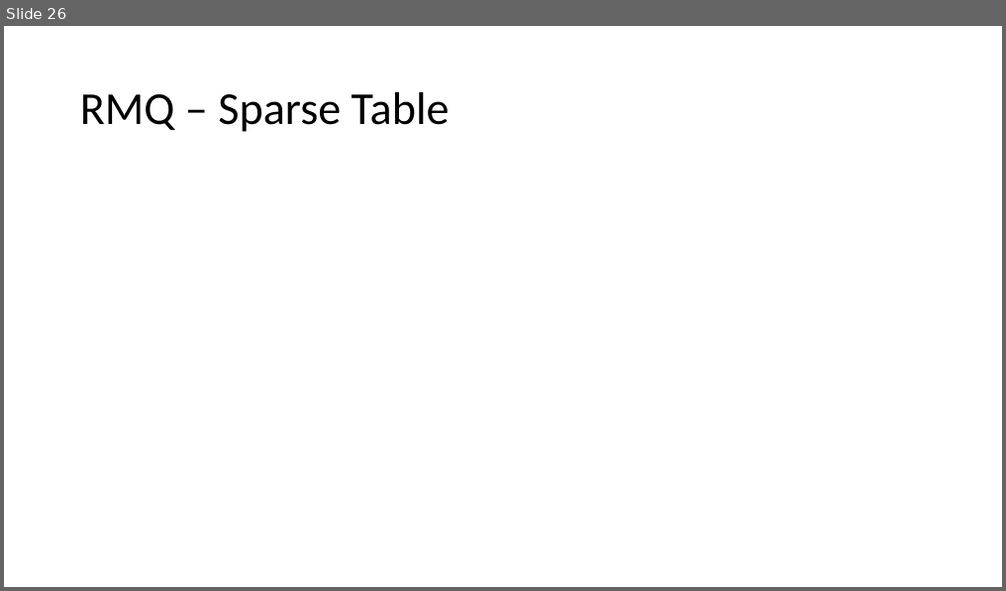
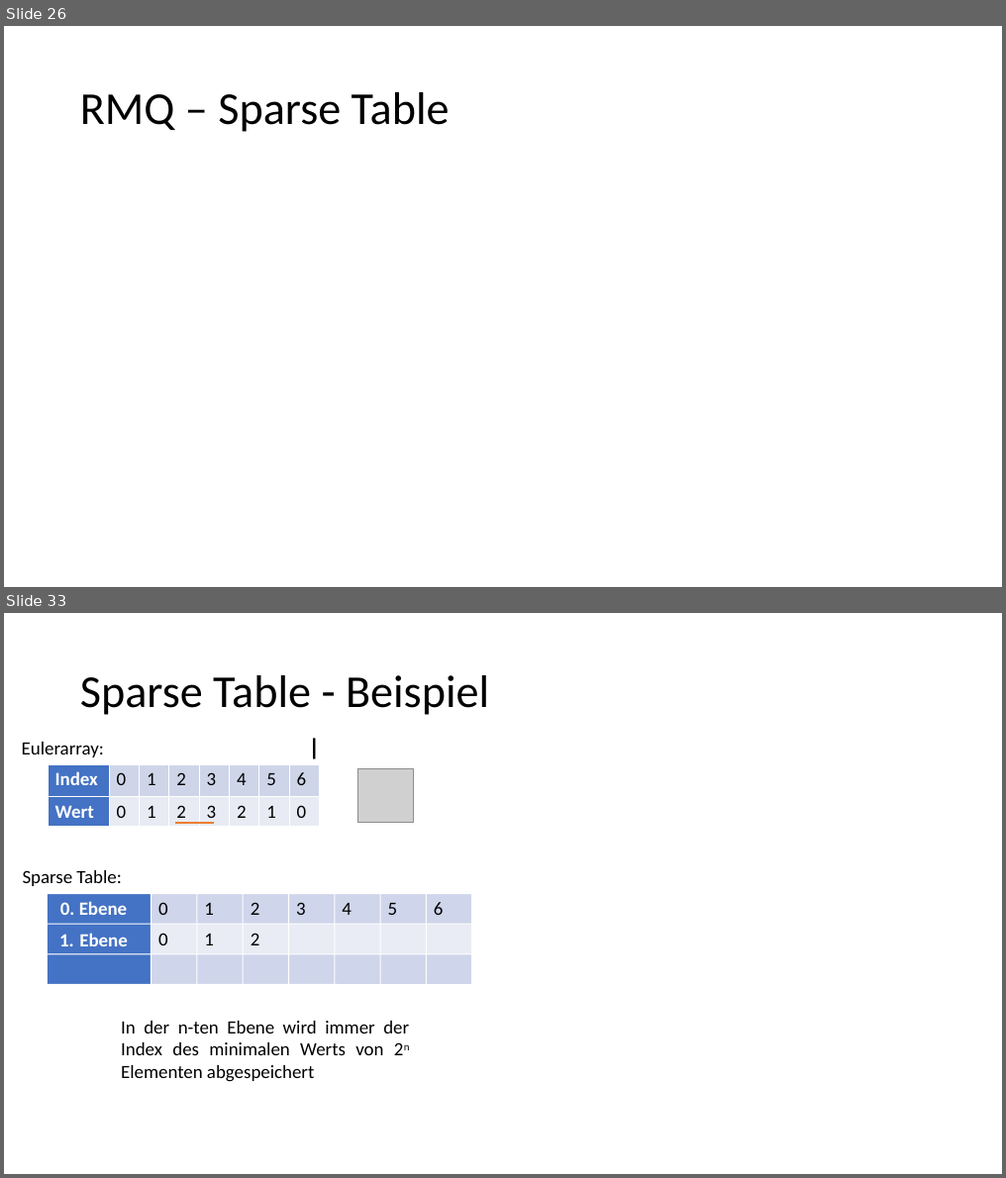
Before and after one commit to EiS94/Programmierwettbewerb, a slide deck: Präsentation/Präsentation.pptx. Shown one above the other, each under a label of ours: slide 26 before the commit, slides 26 and 33 after it; the slides between them are not shown. The pictures are 1006x591 and 1006x1178 pixels, drawn with LibreOffice and Linux fonts; fonts in the diff are those of the drawing; grey boxes stand for pictures. Boxes give left, top, right and bottom in pixels: in the first picture for what was removed or moved away, otherwise in the second. Text is boxed around its words. In the diff, an @@ line names an element or a change of style, - is before the commit and + after.

Commit message:
sparse added

```diff
--- a/Präsentation/Präsentation.pptx
+++ b/Präsentation/Präsentation.pptx
@@ slide 33 added at (4,613,1002,1174), background #FFFFFF @@
@@ title added at (80,675,489,715), 44 pt, text #000000 @@
+Sparse Table - Beispiel
@@ text added at (82,715,236,773), 115 pt, text #000000 @@
+]
@@ rectangle added at (107,721,218,761), fill #FFFFFF, outline #FFFFFF 1 pt @@
@@ text added at (176,715,329,773), 115 pt, text #000000 @@
+]
@@ rectangle added at (202,722,313,761), fill #FFFFFF, outline #FFFFFF 1 pt @@
@@ text added at (22,742,104,758), 18 pt, text #000000 @@
+Eulerarray:
@@ table added at (48,765,319,827), 2 rows, 8 columns @@
+Index | 0 | 1 | 2 | 3 | 4 | 5 | 6
+Wert | 0 | 1 | 2 | 3 | 2 | 1 | 0
@@ picture added at (357,768,413,823) @@
@@ line added from (214, 823) to (175, 823), #ED7D31 2.25 pt @@
@@ text added at (23,870,121,886), 18 pt, text #000000 @@
+Sparse Table:
@@ line added from (9, 893) to (9, 985), #FFFFFF 1 pt @@
@@ line added from (9, 894) to (472, 894), #FFFFFF 1 pt @@
@@ text added at (60,901,127,915), 18 pt, text #FFFFFF, bold @@
+0. Ebene
@@ line added from (151, 893) to (151, 985), #FFFFFF 1 pt @@
@@ line added from (197, 893) to (197, 985), #FFFFFF 1 pt @@
@@ line added from (243, 893) to (243, 985), #FFFFFF 1 pt @@
@@ line added from (288, 893) to (288, 985), #FFFFFF 1 pt @@
@@ line added from (335, 893) to (335, 985), #FFFFFF 1 pt @@
@@ line added from (380, 893) to (380, 985), #FFFFFF 1 pt @@
@@ line added from (426, 893) to (426, 985), #FFFFFF 1 pt @@
@@ group added at (158,902,444,915): 7 texts @@
+0
+1
+2
+3
+4
+5
+6
@@ line added from (472, 893) to (472, 985), #FFFFFF 1 pt @@
@@ line added from (9, 924) to (472, 924), #FFFFFF 1 pt @@
@@ text added at (59,934,74,947), 18 pt, text #FFFFFF, bold @@
+1.
@@ text added at (79,933,127,947), 18 pt, text #FFFFFF, bold @@
+Ebene
@@ text added at (158,933,168,946), 18 pt, text #000000 @@
+0
@@ text added at (204,934,214,946), 18 pt, text #000000 @@
+1
@@ text added at (251,933,260,946), 18 pt, text #000000 @@
+2
@@ line added from (9, 955) to (472, 955), #FFFFFF 1 pt @@
@@ group added at (48,894,472,985): 24 rectangles @@
@@ line added from (9, 985) to (472, 985), #FFFFFF 1 pt @@
@@ text added at (121,1021,409,1082), 18 pt, text #000000 @@
+In der n-ten Ebene wird immer der Index des minimalen Werts von 2n Elementen abgespeichert
```
Also in this commit, not shown: 2 slides changed, 20 other slides added, 1 slide removed.
